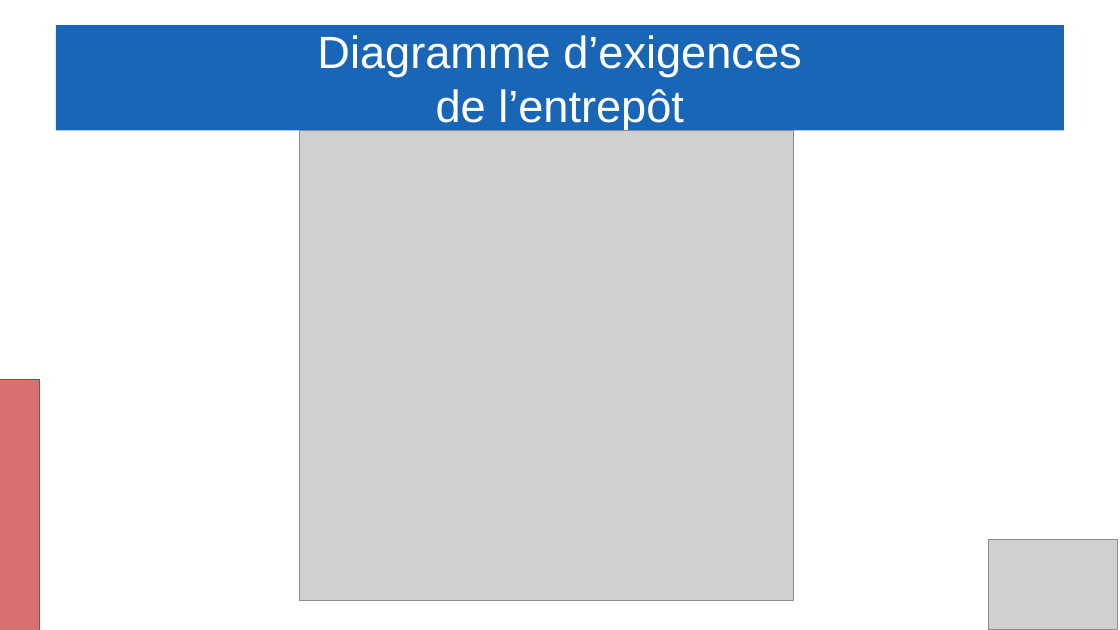
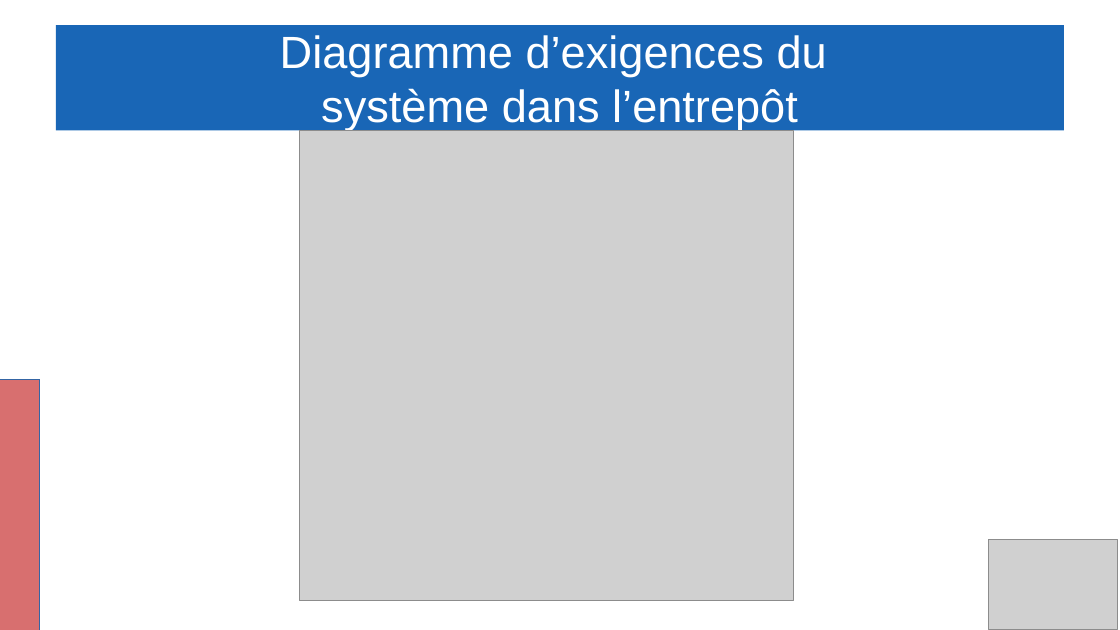
Before and after one commit to Gabin221/Tracking-BLE-documents, a slide deck: slide 13 of Revues/Revues2/Gabin/presentation_gabin.odp. Drawn at 1120x630 pixels with LibreOffice and Linux fonts; fonts in the diff are those of the drawing; grey boxes stand for pictures. Boxes give left, top, right and bottom in pixels: in the first picture for what was removed or moved away, otherwise in the second. Text is boxed around its words. In the diff, an @@ line names an element or a change of style, - is before the commit and + after.

```diff
--- a/Revues/Revues2/Gabin/presentation_gabin.odp
+++ b/Revues/Revues2/Gabin/presentation_gabin.odp
@@ title at (x1=280, y1=35, x2=827, y2=131): text changed @@
-Diagramme d’exigences
-de l’entrepôt
+Diagramme d’exigences du
+système dans l’entrepôt
```
Also in this commit, not shown: 3 other slides changed, 1 other file.
